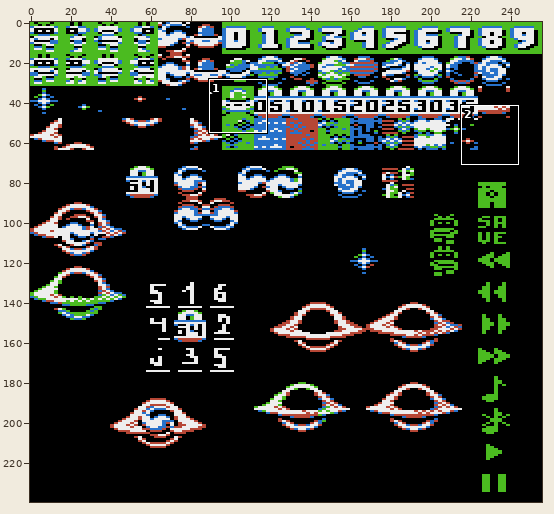
Sprite sheet -- gfx_atari/0.png. The picture above shows the old version from afar; the outline marks the close-up.
Close-up. The starting point:
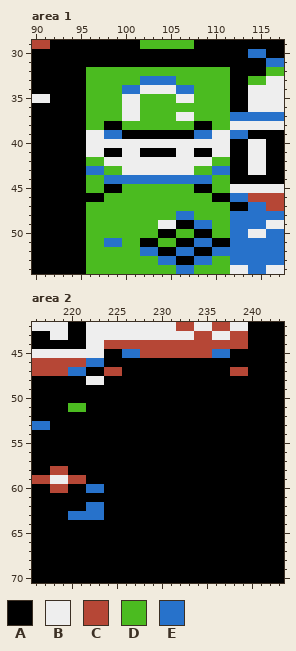
The file is 256x240 pixels. Shown: area 1: x 90..117, y 29..54; area 2: x 216..243, y 42..70.
Palette (. is transparent): A #000000  B #eeeeee  C #b64736  D #4bbb20  E #2772cb
Pixels before, area 1, first column x 90:
29 CCAAAAAAAAAADDDDDDAAAAAAAAAA
30 AAAAAAAAAAAAAAAAAAAAAAAAEEAA
31 AAAAAAAAAAAAAAAAAAAAAAAAAAEE
32 AAAAAADDDDDDDDDDDDDDDDAAAADD
33 AAAAAADDDDDDEEEEDDDDDDAADDBB
34 AAAAAADDDDEEBBBBEEDDDDAABBBB
35 BBAAAADDDDBBDDDDBBDDDDAABBBB
36 AAAAAADDDDBBDDDDDDDDDDAABBBB
37 AAAAAADDDDBBDDDDBBDDDDEEEEEE
38 AAAAAADDAADDDDDDDDAADDBBBBBB
39 AAAAAABBEEAAAAAAAAEEBBEEAAAA
40 AAAAAABBBBBBBBBBBBBBBBAABBAA
41 AAAAAABBAABBAAAABBAABBAABBAA
42 AAAAAADDBBBBBBBBBBBBDDAABBAA
43 AAAAAAEEDDBBBBBBBBDDEEAABBAA
44 AAAAAADDEEEEEEEEEEEEDDAAAAAA
45 AAAAAADDAADDDDDDDDAADDBBBBBB
46 AAAAAAAADDDDDDDDDDDDAAEECCCC
47 AAAAAADDDDDDDDDDDDDDDDAAEECC
48 AAAAAADDDDDDDDDDEEDDDDEEEEEE
49 AAAAAADDDDDDDDBBAAEEDDEEEEBB
50 AAAAAADDDDDDDDAADDAADDEEBBEE
51 AAAAAADDEEDDAADDAAEEAAEEEEEE
52 AAAAAADDDDDDEEAAEEAAEEEEEEEE
53 AAAAAADDDDDDDDEEAAEEDDEEEEEE
54 AAAAAADDDDDDDDDDEEDDDDBBEEBB
Pixels before, area 2, first column x 216:
42 BBBBAABBBBBBBBBBCCBBCCBBAAAA
43 AABBAABBBBBBBBBBBBCCBBCCAAAA
44 AAAAAABBCCCCCCCCCCCCCCCCAAAA
45 BBBBBBBBAAEECCCCCCCCEEAAAAAA
46 CCCCCCEEAAAAAAAAAAAAAAAAAAAA
47 CCCCEEAACCAAAAAAAAAAAACCAAAA
48 AAAAAABBAAAAAAAAAAAAAAAAAAAA
49 AAAAAAAAAAAAAAAAAAAAAAAAAAAA
50 AAAAAAAAAAAAAAAAAAAAAAAAAAAA
51 AAAADDAAAAAAAAAAAAAAAAAAAAAA
52 AAAAAAAAAAAAAAAAAAAAAAAAAAAA
53 EEAAAAAAAAAAAAAAAAAAAAAAAAAA
54 AAAAAAAAAAAAAAAAAAAAAAAAAAAA
55 AAAAAAAAAAAAAAAAAAAAAAAAAAAA
56 AAAAAAAAAAAAAAAAAAAAAAAAAAAA
57 AAAAAAAAAAAAAAAAAAAAAAAAAAAA
58 AACCAAAAAAAAAAAAAAAAAAAAAAAA
59 CCBBCCAAAAAAAAAAAAAAAAAAAAAA
60 AACCAAEEAAAAAAAAAAAAAAAAAAAA
61 AAAAAAAAAAAAAAAAAAAAAAAAAAAA
62 AAAAAAEEAAAAAAAAAAAAAAAAAAAA
63 AAAAEEEEAAAAAAAAAAAAAAAAAAAA
64 AAAAAAAAAAAAAAAAAAAAAAAAAAAA
65 AAAAAAAAAAAAAAAAAAAAAAAAAAAA
66 AAAAAAAAAAAAAAAAAAAAAAAAAAAA
67 AAAAAAAAAAAAAAAAAAAAAAAAAAAA
68 AAAAAAAAAAAAAAAAAAAAAAAAAAAA
69 AAAAAAAAAAAAAAAAAAAAAAAAAAAA
70 AAAAAAAAAAAAAAAAAAAAAAAAAAAA
Once edited:
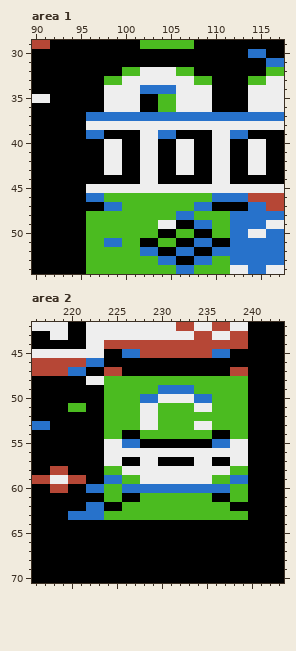
From old to new:
Area 1:
Colour B becomes colour A in row 40 at x 96 to 97, 100 to 101, 104 to 105 and 108 to 109; in row 41 at x 96 to 97 and 100 to 101; in row 42 at x 100 to 101, 104 to 105 and 108 to 109; in row 43 at x 100 to 101 and 104 to 105.
Colour D becomes colour A in row 32 at x 96 to 99 and 108 to 111; in rows 33 to 34 at x 96 to 97 and 110 to 111; in rows 35 to 36 at x 96 to 97, 102 to 103 and 110 to 111; in row 42 at x 96 to 97; in row 43 at x 108 to 109; in row 44 at x 96 to 97.
Colour D becomes colour A in row 47 at x 96 to 97 and 110 to 111.
Colour E becomes colour A in row 39 at x 98 to 99 and 108 to 109; in row 43 at x 96 to 97; in row 44 at x 98 to 101 and 104 to 109.
Colour A becomes colour B in row 38 at x 98 to 99 and 108 to 109; in row 39 at x 102 to 103; in row 41 at x 98 to 99 and 102 to 103; in row 45 at x 98 to 99 and 108 to 109.
Colour D becomes colour B in row 32 at x 102 to 105; in row 33 at x 100 to 101 and 106 to 107; in rows 34 to 35 at x 98 to 99 and 108 to 109; in row 36 at x 98 to 99 and 106 to 109; in row 38 at x 96 to 97, 100 to 107 and 110 to 111; in row 42 at x 110 to 111.
Colour D becomes colour B in row 43 at x 98 to 99; in row 44 at x 110 to 111; in row 45 at x 96 to 97, 100 to 107 and 110 to 111.
Colour E becomes colour B in row 33 at x 102 to 105; in row 34 at x 100 to 101 and 106 to 107; in row 43 at x 110 to 111; in row 44 at x 102 to 103.
Colour A becomes colour E in row 39 at x 104 to 105; in row 46 at x 96 to 97 and 110 to 111.
Colour B becomes colour E in row 34 at x 102 to 105; in row 37 at x 100 to 101 and 106 to 107; in row 39 at x 96 to 97.
Colour D becomes colour E in row 37 at x 96 to 99, 102 to 105 and 108 to 111; in row 47 at x 98 to 99 and 108 to 109.
Area 2:
Colour A becomes colour B in row 50 at x 230 to 233; in row 51 at x 228 to 229 and 234 to 235; in row 52 at x 228 to 229; in row 53 at x 228 to 229 and 234 to 235; in row 55 at x 224 to 225 and 238 to 239; in row 56 at x 224 to 239.
Colour A becomes colour B in row 57 at x 224 to 225, 228 to 229, 234 to 235 and 238 to 239; in row 58 at x 226 to 237; in row 59 at x 228 to 235.
Colour A becomes colour D in row 48 at x 224 to 239; in row 49 at x 224 to 229 and 234 to 239; in row 50 at x 224 to 227 and 236 to 239; in row 51 at x 224 to 227, 230 to 233 and 236 to 239; in row 52 at x 224 to 227 and 230 to 239; in row 53 at x 224 to 227, 230 to 233 and 236 to 239.
Colour A becomes colour D in row 54 at x 224 to 225, 228 to 235 and 238 to 239; in row 58 at x 224 to 225 and 238 to 239; in row 59 at x 226 to 227 and 236 to 237; in row 60 at x 224 to 225 and 238 to 239; in row 61 at x 224 to 225, 228 to 235 and 238 to 239; in row 62 at x 226 to 237.
Colour A becomes colour D in row 63 at x 224 to 239.
Colour A becomes colour E in row 49 at x 230 to 233; in row 50 at x 228 to 229 and 234 to 235; in row 55 at x 226 to 227 and 236 to 237; in row 59 at x 224 to 225 and 238 to 239; in row 60 at x 226 to 237.
Changed places in both close-ups, as pixel boxes (x1, y1, x2, y2):
changed: (86, 67, 230, 211)
changed: (104, 376, 248, 520)
